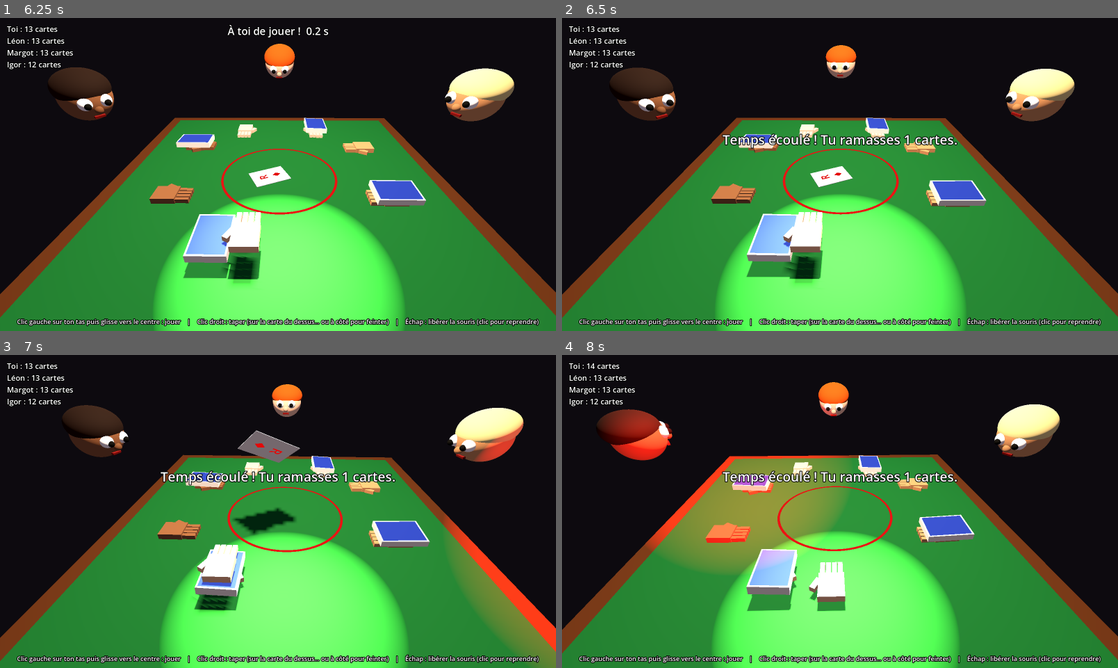
Above: before the commit, frames 1-4 (two rows, left to right).
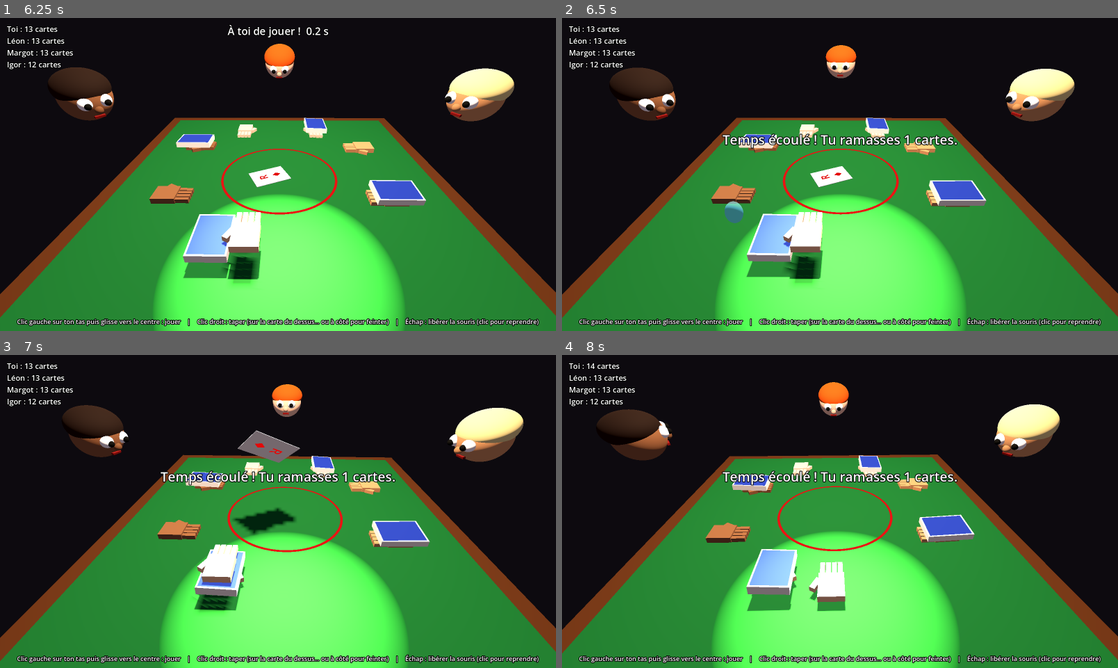
Above: after the commit, the same moments.

Repository: prenouil/Nervous
Game: Godot game, scene res://scenes/menu.tscn
Two runs of this game, one before a commit and one after it. Both use one fixed random seed, a clock stepped at 60 frames per second and the inputs below.
Inputs (mouse positions are in pixels of both pictures, inside the frame that each line leads up to):
- Up to frame 1 (6.25 s): click "GO" at 0.5 s; tap Enter at 1.25 s; move the mouse to (305, 174) at 1.27 s; tap M every 1.5 s from 1.35 to 5.85 s; click (305, 174) at 1.42 s; move the mouse to (250, 174) at 2.02 s; tap R at 2.1, 3.6, 5.1 s; click (250, 174) at 2.17 s; move the mouse to (289, 168) at 2.77 s; click (289, 168) at 2.92 s; move the mouse to (272, 180) at 3.52 s; click (272, 180) at 3.67 s; move the mouse to (316, 177) at 4.27 s; click (316, 177) at 4.42 s; move the mouse to (233, 171) at 5.02 s; click (233, 171) at 5.17 s; move the mouse to (283, 174) at 5.77 s; click (283, 174) at 5.92 s
- Up to frame 2 (6.5 s): no input
- Up to frame 3 (7 s): move the mouse to (255, 505) at 6.52 s; tap R at 6.6 s; click (255, 505) at 6.67 s
- Up to frame 4 (8 s): move the mouse to (867, 511) at 7.27 s; tap M at 7.35 s; click (867, 511) at 7.42 s

Frame 1 is identical in both runs. In frame 2, 0.2% of the frame differs, in the area x 29-33%, y 58-66%; in frame 3, 4.0%; in frame 4, 10%, in the area x 7-52%, y 13-70%.

Commit message:
Sirène et gyrophare remplacés par des larmes : une par carte ramassée
Co-Authored-By: Claude Opus 5.5 <noreply@anthropic.com>

Diff:
--- a/scripts/main.gd
+++ b/scripts/main.gd
@@ -53,8 +53,8 @@
 const WARNING_RED := Color(1.0, 0.1, 0.1)
 const WARNING_TREMBLE := 0.005    # tremblement (mètres) d'une main qui touche le cercle
 const PICKUP_FLIGHT := 0.85       # durée du vol d'une carte ramassée
-const BEACON_TIME := 2.0          # durée du gyrophare au-dessus des perdants
-const SOUND_GROUPS := {"flop": 5, "flush": 5, "slap": 5, "grunt": 3, "heartbeat": 1, "siren": 1, "defeat": 1, "victory": 1}
+const TEARS_DURATION := 2.5      # durée des pleurs d'un perdant (les larmes se succèdent plus vite s'il y en a beaucoup)
+const SOUND_GROUPS := {"flop": 5, "flush": 5, "slap": 5, "grunt": 3, "heartbeat": 1, "defeat": 1, "victory": 1}
 const HEARTBEAT_BPM := Vector2(70.0, 140.0)    # battement de cœur : rythme au début du penché, puis au maximum
 const HEARTBEAT_VOLUME := Vector2(-28.0, -4.0)  # et volume (dB)
 const TABLE_LIMITS := Rect2(-0.6, -0.45, 1.2, 0.95)  # zone accessible à la main droite (x, z)
@@ -99,6 +99,7 @@
 var _tremor := 0.0   # tremblement des mains, à partir de la 10e carte
 var sounds := {}   # nom du groupe -> liste de variantes
 var _beat_timer := 0.0
+var _tear_mat: StandardMaterial3D
 var _camera_forward := Vector3.FORWARD
 var _light_pos := Vector3(0, 1.5, 0)
 var _light_goal := Vector3(0, 1.5, 0)
@@ -773,8 +774,6 @@
 func _on_slap_judged(shares: Dictionary, reason: String, highlighted: int) -> void:
 	_turn_player = -1
 	_show_message(_pile_message(shares, reason), GameServer.REVEAL_TIME + 0.6)
-	for p in shares:
-		_spawn_beacon(p)
 	var k := 0
 	for i in range(_slap_sequence.size() - 1, -1, -1):
 		var p := _slap_sequence[i]
@@ -865,59 +864,72 @@
 		hud_nervous.rotation = 0.0)
 
 
-# Gyrophare au-dessus de la tête d'un perdant : dôme rouge et faisceaux qui tournent.
-# Pour le joueur humain (sans tête visible), il est juste au-dessus de la caméra :
-# on ne le voit pas, mais ses faisceaux balaient la table.
-func _spawn_beacon(p: int) -> void:
-	var beacon := Node3D.new()
-	beacon.add_to_group("fx")
-	add_child(beacon)
+# Un perdant pleure : une larme par carte ramassée, alternativement de chaque œil,
+# et la tête est secouée de sanglots.
+func _cry(p: int, tears: int) -> void:
+	var interval := clampf(TEARS_DURATION / tears, 0.06, 0.15)
+	var tw := create_tween()
+	for k in tears:
+		tw.tween_callback(_spawn_tear.bind(p, k % 2 == 0))
+		tw.tween_interval(interval)
+	var head := heads[p]
+	if head != null:
+		var sob := head.create_tween()
+		sob.tween_method(func(t: float):
+			head.position.y = HEAD_LOCAL.y + absf(sin(t * 22.0)) * 0.012,
+			0.0, tears * interval + 0.3, tears * interval + 0.3)
+		sob.tween_callback(func(): head.position.y = HEAD_LOCAL.y)
+
+
+func _spawn_tear(p: int, left_eye: bool) -> void:
+	if _game_over:
+		return
+	if _tear_mat == null:
+		_tear_mat = StandardMaterial3D.new()
+		_tear_mat.albedo_color = Color(0.45, 0.75, 1.0, 0.65)
+		_tear_mat.transparency = BaseMaterial3D.TRANSPARENCY_ALPHA
+		_tear_mat.roughness = 0.05
+		_tear_mat.emission_enabled = true
+		_tear_mat.emission = Color(0.2, 0.45, 0.8)
+		_tear_mat.emission_energy_multiplier = 0.4
+	var mesh := SphereMesh.new()
+	mesh.radius = 0.011
+	mesh.height = 0.032  # goutte allongée
+	var tear := MeshInstance3D.new()
+	tear.mesh = mesh
+	tear.material_override = _tear_mat
+	tear.add_to_group("fx")
+	add_child(tear)
+	var side := -1.0 if left_eye else 1.0
+	var start: Vector3
+	var cheek: Vector3
+	var fall_to: float
 	if heads[p] != null:
-		beacon.global_position = heads[p].global_position + Vector3(0, 0.12, 0)
+		start = heads[p].to_global(Vector3(side * 0.032, -0.008, -0.088))  # sous l'œil
+		cheek = heads[p].to_global(Vector3(side * 0.05, -0.055, -0.07))    # au bas de la joue
+		fall_to = 0.004  # jusqu'à la table
 	else:
-		beacon.global_position = _camera_pos + Vector3(0, 0.12, 0.05)
-	var base := _box(Vector3(0.05, 0.015, 0.05), Color(0.15, 0.15, 0.15), Vector3.ZERO, beacon)
-	base.position.y = -0.03
-	var dome_mat := StandardMaterial3D.new()
-	dome_mat.albedo_color = Color(1.0, 0.1, 0.05)
-	dome_mat.emission_enabled = true
-	dome_mat.emission = Color(1.0, 0.05, 0.0)
-	dome_mat.emission_energy_multiplier = 3.0
-	var dome := MeshInstance3D.new()
-	var dome_mesh := SphereMesh.new()
-	dome_mesh.radius = 0.022
-	dome_mesh.height = 0.05
-	dome.mesh = dome_mesh
-	dome.material_override = dome_mat
-	beacon.add_child(dome)
-	var glow := OmniLight3D.new()
-	glow.light_color = Color(1.0, 0.1, 0.05)
-	glow.omni_range = 0.6
-	glow.light_energy = 2.0
-	beacon.add_child(glow)
-	# Deux faisceaux opposés, inclinés vers la table, qui tournent.
-	var pivot := Node3D.new()
-	beacon.add_child(pivot)
-	for side in [0.0, PI]:
-		var beam := SpotLight3D.new()
-		beam.light_color = Color(1.0, 0.08, 0.02)
-		beam.light_energy = 10.0
-		beam.spot_range = 3.0
-		beam.spot_angle = 22.0
-		beam.rotation = Vector3(-0.45, side, 0)
-		pivot.add_child(beam)
-	var spin := pivot.create_tween().set_loops()
-	spin.tween_property(pivot, "rotation:y", TAU, 0.45).from(0.0)
-	var flash := glow.create_tween().set_loops()
-	flash.tween_property(glow, "light_energy", 4.0, 0.12)
-	flash.tween_property(glow, "light_energy", 0.5, 0.12)
-	# Apparition en sautant, disparition après 2 secondes.
-	beacon.scale = Vector3.ONE * 0.1
-	var life := beacon.create_tween()
-	life.tween_property(beacon, "scale", Vector3.ONE, 0.2).set_trans(Tween.TRANS_BACK).set_ease(Tween.EASE_OUT)
-	life.tween_interval(BEACON_TIME - 0.4)
-	life.tween_property(beacon, "scale", Vector3.ONE * 0.1, 0.2)
-	life.tween_callback(beacon.queue_free)
+		# Tes propres larmes : juste devant la caméra, dans les coins bas de l'écran.
+		start = camera.global_transform * Vector3(side * 0.07, -0.025, -0.16)
+		cheek = camera.global_transform * Vector3(side * 0.075, -0.07, -0.16)
+		fall_to = cheek.y - 0.25
+		tear.set_meta("own", true)
+	var land := Vector3(cheek.x + randf_range(-0.02, 0.02), fall_to, cheek.z + randf_range(-0.02, 0.02))
+	tear.global_position = start
+	tear.scale = Vector3.ONE * 0.3
+	var tw := tear.create_tween()
+	# La larme grossit au coin de l'œil, glisse sur la joue, puis tombe.
+	var size := 0.6 if tear.has_meta("own") else 1.0  # tes larmes sont tout près de la caméra : plus petites
+	tw.tween_property(tear, "scale", Vector3.ONE * size, 0.12)
+	tw.tween_property(tear, "global_position", cheek, 0.22).set_ease(Tween.EASE_IN)
+	var fall_time := sqrt(2.0 * maxf(0.01, cheek.y - fall_to) / 9.8)
+	tw.tween_method(func(t: float):
+		tear.global_position = cheek.lerp(land, t)
+		tear.global_position.y = lerpf(cheek.y, fall_to, t * t),
+		0.0, 1.0, fall_time)
+	tw.tween_property(tear, "scale", Vector3(2.2, 0.15, 2.2), 0.1)  # elle s'écrase
+	tw.tween_property(tear, "scale", Vector3.ZERO, 0.25)
+	tw.tween_callback(tear.queue_free)
 
 
 func _clear_nervous_hands() -> void:
@@ -943,16 +955,12 @@
 	var out := Table.outside_circle(Vector2(_hand_target.x, _hand_target.z))
 	_hand_target = Vector3(out.x, HAND_Y, out.y)
 	var takers: Array = shares.keys()
-	var total := 0
-	for p in takers:
-		total += shares[p]
-	if total > 0:
-		_play_ui_sound("siren", -10.0)
 	if reason == "timeout":  # pour les tapes, le verdict a déjà été annoncé
 		_show_message(_pile_message(shares, reason))
-		for p in takers:
-			if shares[p] > 0:
-				_spawn_beacon(p)
+	# Ceux qui ramassent pleurent : une grosse larme par carte ramassée.
+	for p in takers:
+		if shares[p] > 0:
+			_cry(p, shares[p])
 
 	# Les cartes du centre explosent vers le haut en tournoyant, puis plongent
 	# vers le tas de ceux qui ramassent (réparties une par une s'ils sont plusieurs).
@@ -1118,7 +1126,7 @@
 
 # --- Sons ---------------------------------------------------------------------------
 
-# Charge les variantes de chaque son (sounds/flop_1.wav…, sounds/siren.wav…).
+# Charge les variantes de chaque son (sounds/flop_1.wav…, sounds/heartbeat.wav…).
 func _load_sounds() -> void:
 	for group in SOUND_GROUPS:
 		var variants: Array[AudioStream] = []
--- a/tools/generate_sounds.gd
+++ b/tools/generate_sounds.gd
@@ -20,7 +20,6 @@
 	_save("heartbeat", _heartbeat())
 	_save("defeat", _defeat())
 	_save("victory", _victory())
-	_save("siren", _siren())
 	print("Sons générés dans res://sounds/")
 	quit()
 
@@ -213,21 +212,6 @@
 	return samples
 
 
-# Petite sirène douce : un « ouin-ouin » sinusoïdal qui monte et descend deux fois.
-func _siren() -> PackedFloat32Array:
-	var duration := 1.8
-	var out := _buffer(duration)
-	var phase := 0.0
-	for i in out.size():
-		var t := float(i) / RATE
-		var freq := 720.0 + 170.0 * sin(TAU * 1.1 * t - PI / 2.0)
-		phase += TAU * freq / RATE
-		var tone := sin(phase) + 0.2 * sin(2.0 * phase)
-		var env := minf(t / 0.12, 1.0) * minf((duration - t) / 0.35, 1.0)
-		out[i] = tone * env
-	return out
-
-
 # --- Outils ------------------------------------------------------------------------
 
 func _buffer(seconds: float) -> PackedFloat32Array:
Not shown, added: scripts/menu.gd.uid
Not shown, removed: sounds/siren.wav.import
Not shown, added: tests/test_end_screen.gd.uid
Not shown, changed: docs/regles.md
Not shown, removed: sounds/siren.wav
